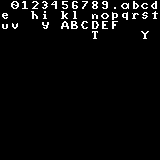
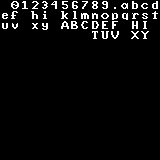
Before/after of a (160, 160) layered artwork. What changed in the layer stack:
painted on "Background" over [2, 1, 158, 39]
